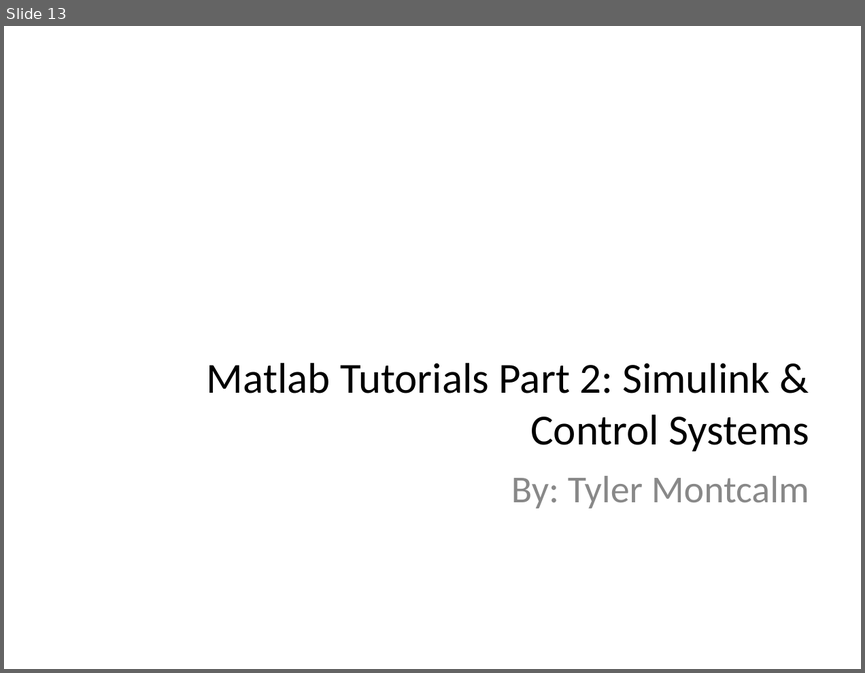
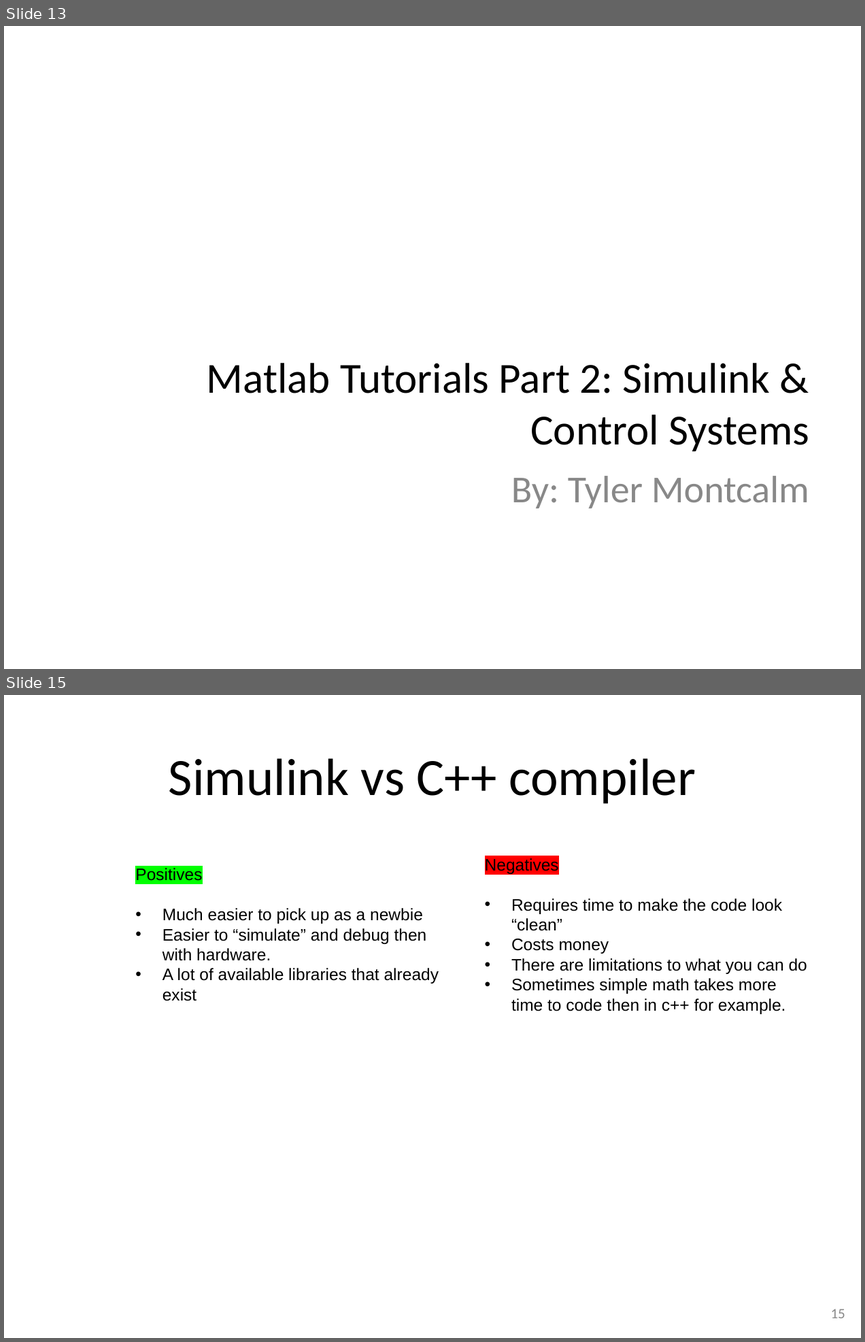
Before and after one commit to Tyler-Montcalm/Baja-Matlab-Tutorials, a slide deck: Presentation.pptx. Shown one above the other, each under a label of ours: slide 13 before the commit, slides 13 and 15 after it; the slides between them are not shown. The pictures are 865x673 and 865x1342 pixels, drawn with LibreOffice and Linux fonts; fonts in the diff are those of the drawing; background and template pictures are left out. Boxes give left, top, right and bottom in pixels: in the first picture for what was removed or moved away, otherwise in the second. Text is boxed around its words. In the diff, an @@ line names an element or a change of style, - is before the commit and + after.

```diff
--- a/Presentation.pptx
+++ b/Presentation.pptx
@@ slide 15 added at [4, 695, 861, 1338], background picture (left out) @@
@@ title added at [169, 758, 696, 804], 44 pt, text #000000 @@
+Simulink vs C++ compiler
@@ text added at [135, 868, 439, 1001], 14 pt, text #000000 @@
+Positives
+• Much easier to pick up as a newbie
+• Easier to “simulate” and debug then with hardware.
+• A lot of available libraries that already exist
@@ text added at [485, 858, 807, 1014], 14 pt, text #000000 @@
+Negatives
+• Requires time to make the code look “clean”
+• Costs money
+• There are limitations to what you can do
+• Sometimes simple math takes more time to code then in c++ for example.
@@ page number added at [831, 1308, 845, 1318], 12 pt, text #888888 @@
+15
```
Also in this commit, not shown: 4 other slides added, 12 other files.
